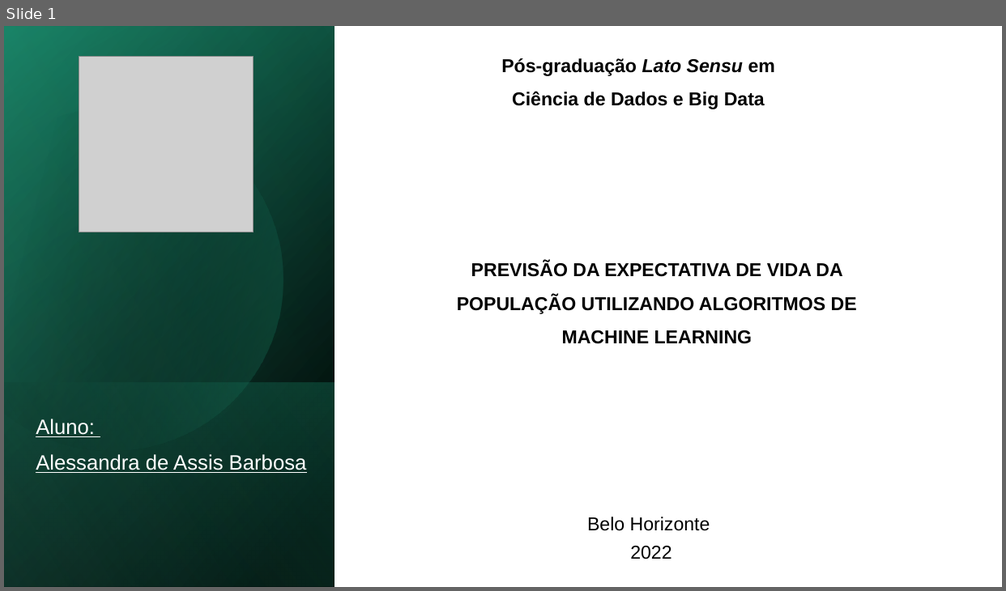
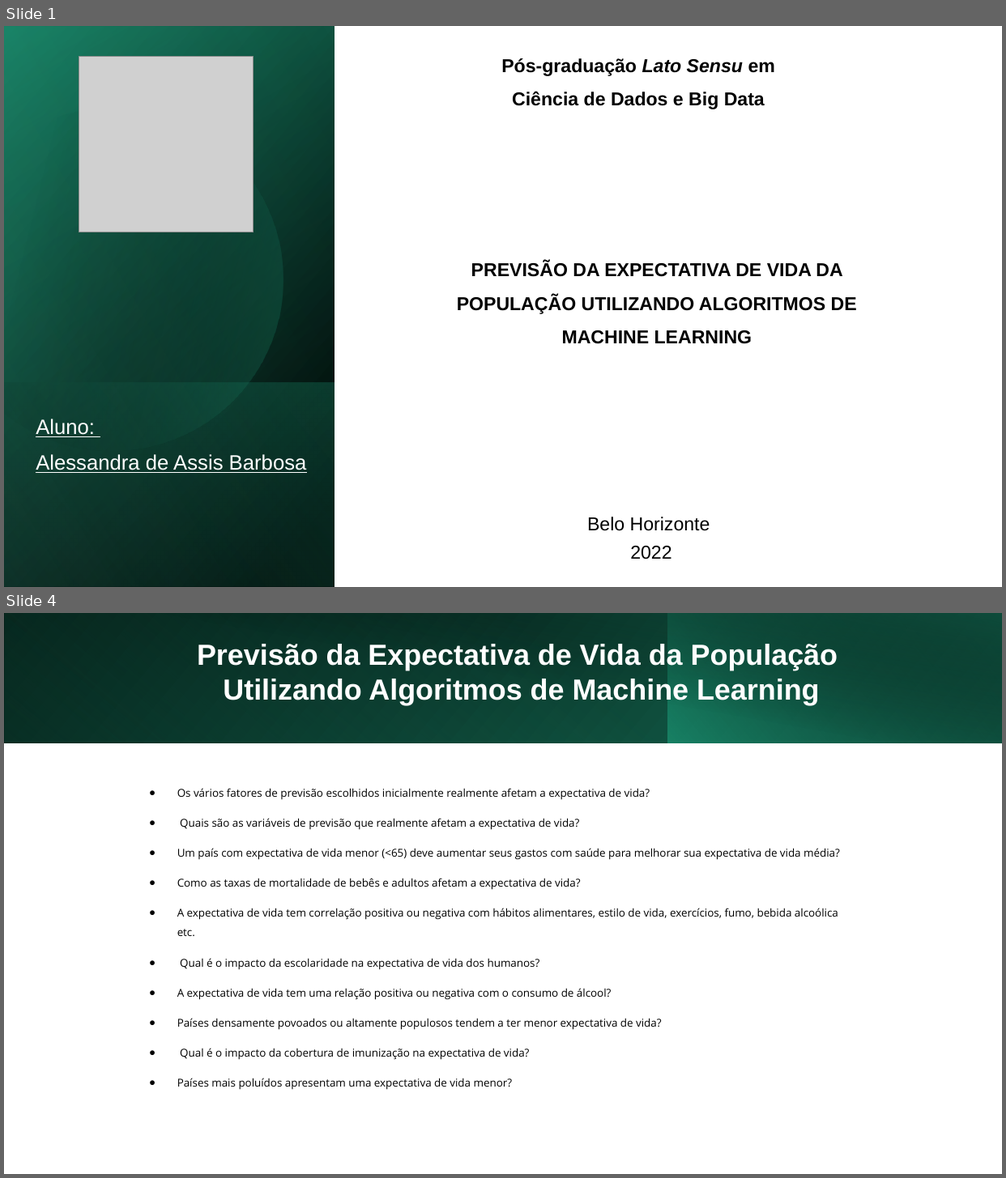
Before and after one commit to alessandra-barbosa/life_expectancy_prediction, a slide deck: pdf/life_expectancy.pptx. Shown one above the other, each under a label of ours: slide 1 before the commit, slides 1 and 4 after it; the slides between them are not shown. The pictures are 1006x591 and 1006x1178 pixels, drawn with LibreOffice and Linux fonts; fonts in the diff are those of the drawing; grey boxes stand for pictures. Boxes give left, top, right and bottom in pixels: in the first picture for what was removed or moved away, otherwise in the second. Text is boxed around its words. In the diff, an @@ line names an element or a change of style, - is before the commit and + after.

```diff
--- a/pdf/life_expectancy.pptx
+++ b/pdf/life_expectancy.pptx
@@ slide 4 added at bbox=[4, 613, 1002, 1174], background #FFFFFF @@
@@ rectangle added at bbox=[4, 613, 1002, 743], fill gradient #000000 to #16745A @@
@@ rectangle added at bbox=[4, 613, 669, 743], fill gradient #1D9A78 to #0E4D3C @@
@@ rectangle added at bbox=[41, 613, 1002, 744], fill gradient #000000 to #0E4D3C @@
@@ rectangle added at bbox=[668, 613, 1002, 743], fill gradient #1D9A78 to #000000 @@
@@ title added at bbox=[197, 644, 837, 705], 28 pt, text #FFFFFF, bold @@
+Previsão da Expectativa de Vida da População
+Utilizando Algoritmos de Machine Learning
@@ text added at bbox=[177, 788, 840, 1090], 10.5 pt, text #000000 @@
+● Os vários fatores de previsão escolhidos inicialmente realmente afetam a expectativa de vida?
+● Quais são as variáveis de previsão que realmente afetam a expectativa de vida?
+● Um país com expectativa de vida menor (<65) deve aumentar seus gastos com saúde para melhorar sua expectativa de vida média?
+● Como as taxas de mortalidade de bebês e adultos afetam a expectativa de vida?
+● A expectativa de vida tem correlação positiva ou negativa com hábitos alimentares, estilo de vida, exercícios, fumo, bebida alcoólica etc.
+● Qual é o impacto da escolaridade na expectativa de vida dos humanos?
+● A expectativa de vida tem uma relação positiva ou negativa com o consumo de álcool?
+● Países densamente povoados ou altamente populosos tendem a ter menor expectativa de vida?
+● Qual é o impacto da cobertura de imunização na expectativa de vida?
+● Países mais poluídos apresentam uma expectativa de vida menor?
```
Also in this commit, not shown: 1 slide changed, 3 other slides added, 2 slides removed, 3 other files.
